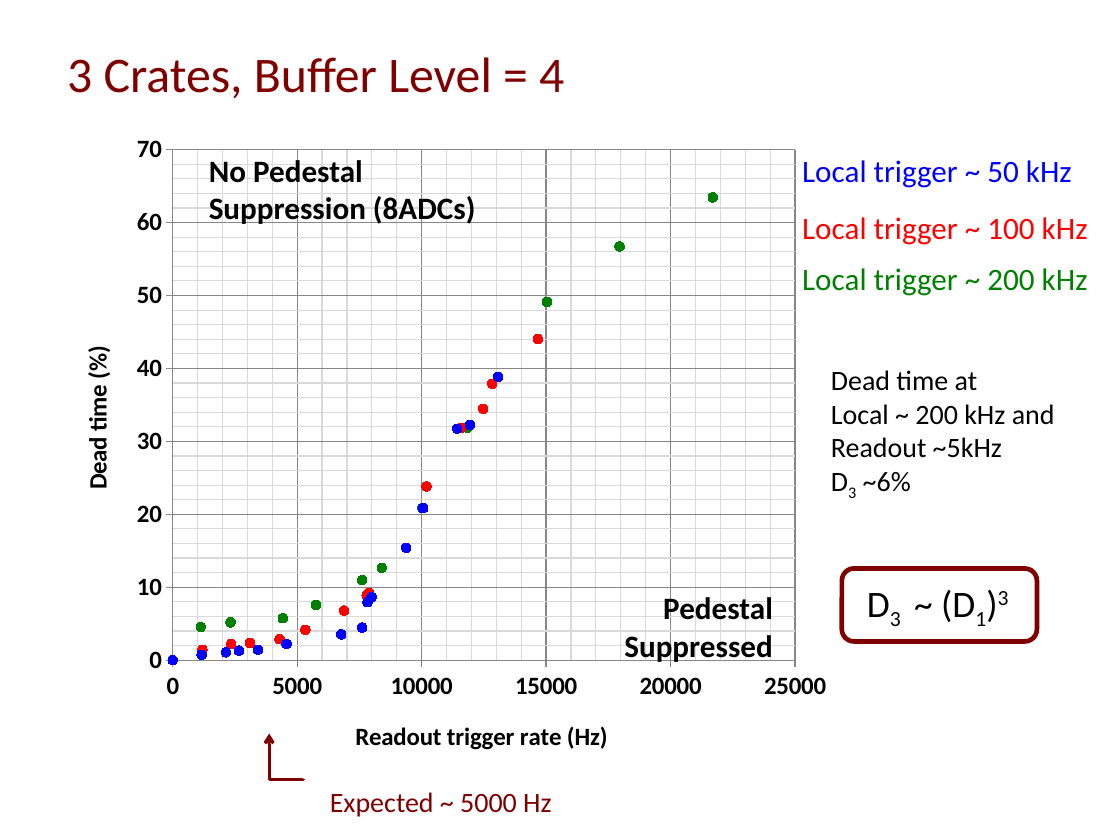
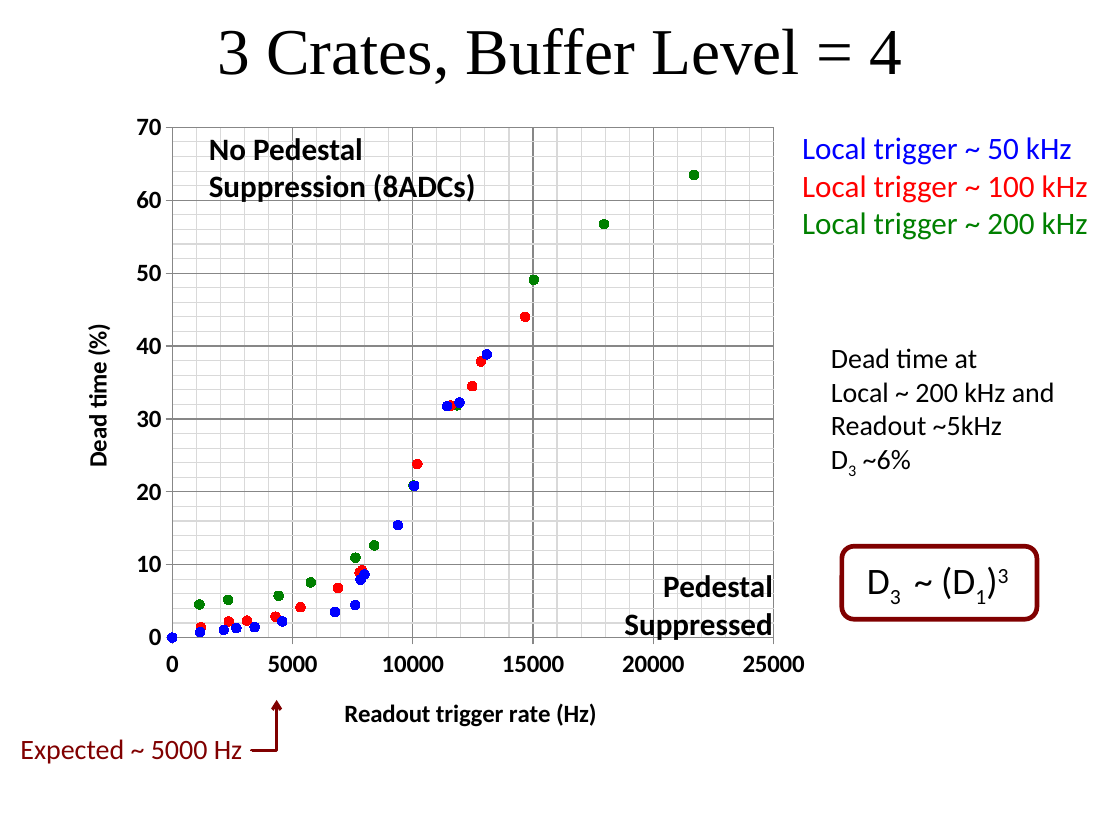
Before and after one commit to bmoffit/sbsdaq, a slide deck: slide 9 of 2015_DOE_Review/SuperBigBite DAQ update-Oct-20-2015.pptx. Drawn at 1120x840 pixels with LibreOffice and Linux fonts; fonts in the diff are those of the drawing; background and template pictures are left out. Boxes give left, top, right and bottom in pixels: in the first picture for what was removed or moved away, otherwise in the second. Text is boxed around its words. In the diff, an @@ line names an element or a change of style, - is before the commit and + after.

```diff
--- a/2015_DOE_Review/SuperBigBite DAQ update-Oct-20-2015.pptx
+++ b/2015_DOE_Review/SuperBigBite DAQ update-Oct-20-2015.pptx
@@ title "3 Crates, Buffer Level = ...": place and size @@
-title "3 Crates, Buffer Level = ..." at [67,57,564,98]
+title "3 Crates, Buffer Level = ..." at [217,28,902,84]
@@ title "3 Crates, Buffer Level = ..." at [217,28,902,84]: size 32 to 42 pt, font Calibri to Times New Roman, text colour #800000 to #000000; alignment left to centre @@
@@ scatter chart: place and size @@
-scatter chart at [56,121,842,778]
+scatter chart at [56,99,820,756]
@@ 4 texts: place and size @@
-4 texts at [209,156,1072,665]
+4 texts at [209,134,1088,642]
@@ text at [802,175,1088,240]: paragraphs added @@
+Local trigger ~ 100 kHz
+Local trigger ~ 200 kHz
@@ text removed at [802,217,1088,245] @@
-Local trigger ~ 100 kHz
@@ text removed at [802,268,1088,296] @@
-Local trigger ~ 200 kHz
@@ text "Dead time at": place and size @@
-text "Dead time at" at [831,370,1055,492]
+text "Dead time at" at [831,348,1055,470]
@@ rounded rectangle: place and size @@
-rounded rectangle at [842,569,1037,642]
+rounded rectangle at [842,547,1037,619]
@@ elbow arrow moved from (304, 780) - (269, 734) to (252, 752) - (277, 700) @@
@@ text "Expected ~ 5000 Hz": place and size @@
-text "Expected ~ 5000 Hz" at [330,792,552,817]
+text "Expected ~ 5000 Hz" at [20,739,243,764]
@@ page number removed at [429,814,690,838] @@
-9
```
Also in this commit, not shown: 4 other slides changed, 1 slide added, 1 slide removed, 2 other files.
